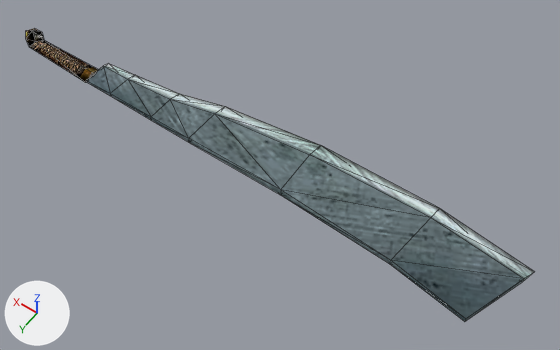
The glTF model assets/models/ITMW_1H_MACHETE_02.glb as it was, and as the next commit left it.
Before and after are seen from a camera (50 mm lens) standing at (-0.734, 0.522, 0.837) and looking at (-0.341, -0.027, -0.027). Every picture has the same lights, and +X, +Y and +Z are marked at lower left. Mesh edges are drawn as thin lines. Vertices at the same position are counted once.
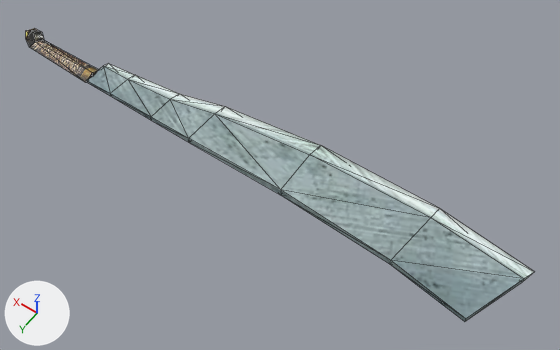
What the commit changed:
Picture 'ItMeleeRest' (img_itmeleerest_1) is new.
Picture 'ItMeleeBlades' (img_itmeleeblades_1) is new.
In material 'ITMELEEREST' (mat_itmeleerest), metallic goes from 1.0 to 0.0.
In material 'ITMELEEREST' (mat_itmeleerest), roughness goes from 1.0 to 0.5.
Material 'ITMELEEREST' (mat_itmeleerest) changes its picture from img_itmeleerest to img_itmeleerest_1.
In material 'ITMELEEBLADES' (mat_itmeleeblades), metallic goes from 1.0 to 0.0.
In material 'ITMELEEBLADES' (mat_itmeleeblades), roughness goes from 1.0 to 0.5.
Material 'ITMELEEBLADES' (mat_itmeleeblades) changes its picture from img_itmeleeblades to img_itmeleeblades_1.
me_mesh has 53 vertices, 90 faces and spans x -0.7..0.147, y -0.087..0.04, z -0.01..0.01.
me_mesh is used by ob_mesh; location (0.0, 0.0, 0.0).
me_mesh part 1: the surface is now shaded flat.

Where the change shows, as pixel boxes [x1, y1, x2, y2] in the pictures (560 x 350 px):
'Mesh', surface changed
    both: [26, 29, 534, 322]
